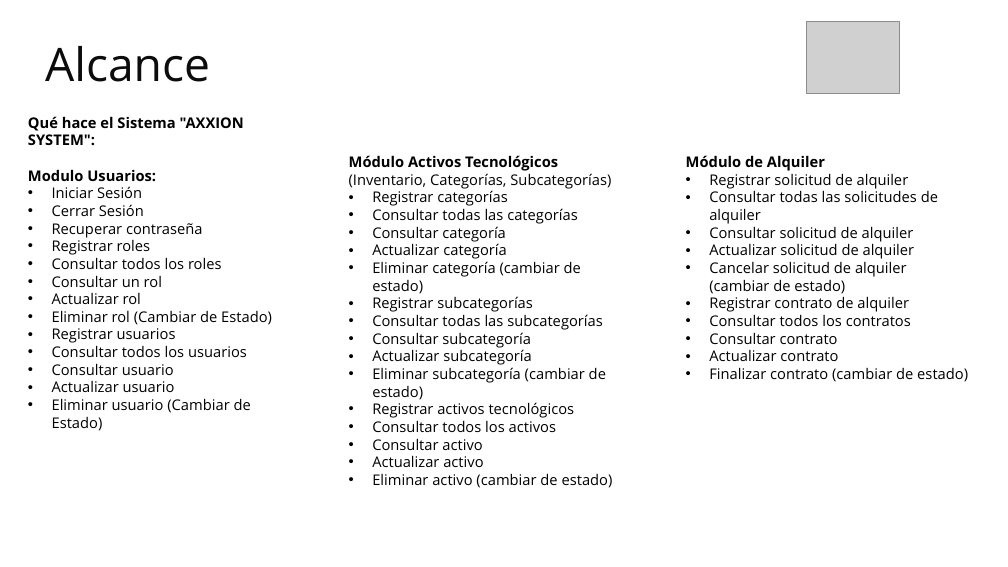
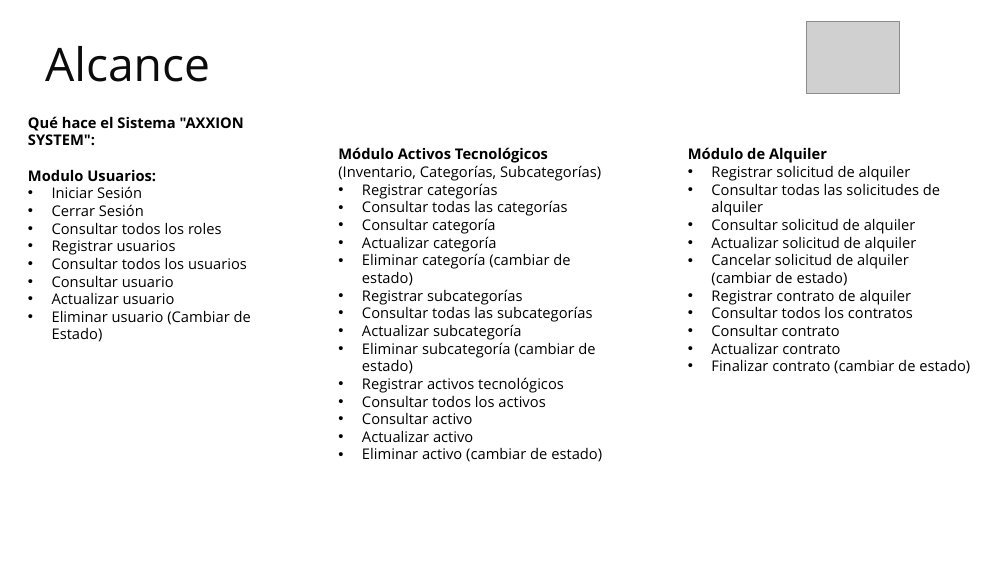
Before and after one commit to Cristian6006/AXXION_SYSTEM_, a slide deck: slide 9 of _docs/trim_02/Contextualizacion Proyecto/Presentación del Proyecto.pptx. Drawn at 1008x567 pixels with LibreOffice and Linux fonts; fonts in the diff are those of the drawing; grey boxes stand for pictures; background and template pictures are left out. Boxes give left, top, right and bottom in pixels: in the first picture for what was removed or moved away, otherwise in the second. Text is boxed around its words. In the diff, an @@ line names an element or a change of style, - is before the commit and + after.

Commit message:
feat: Update project documentation and add automation tests
- Updated Excel files for project coding percentage and test cases.
- Added new presentation file for project context.
- Removed obsolete delete.txt file.
- Introduced Gradle build configuration for automation tests.
- Added .gitignore to exclude unnecessary files from version control.
- Created initial Gradle wrapper files for project setup.
- Implemented test feature files for adding, editing, and consulting categories and subcategories.
- Updated backend dependencies and security configurations.
- Enhanced frontend views for better user experience and accessibility.

```diff
--- a/_docs/trim_02/Contextualizacion Proyecto/Presentación del Proyecto.pptx
+++ b/_docs/trim_02/Contextualizacion Proyecto/Presentación del Proyecto.pptx
@@ text "Módulo Activos Tecnológicos": place and size @@
-text "Módulo Activos Tecnológicos" at [349,155,613,488]
+text "Módulo Activos Tecnológicos" at [338,147,602,462]
@@ text "Módulo de Alquiler": place and size @@
-text "Módulo de Alquiler" at [686,155,968,382]
+text "Módulo de Alquiler" at [688,147,970,374]
@@ text at [52,223,203,255]: paragraphs removed @@
-• Recuperar contraseña
-• Registrar roles
@@ text at [52,275,272,325]: paragraphs removed @@
-• Consultar un rol
-• Actualizar rol
-• Eliminar rol (Cambiar de Estado)
@@ text at [372,332,531,348]: paragraph removed @@
-• Consultar subcategoría
```
Also in this commit, not shown: 23 other files.
